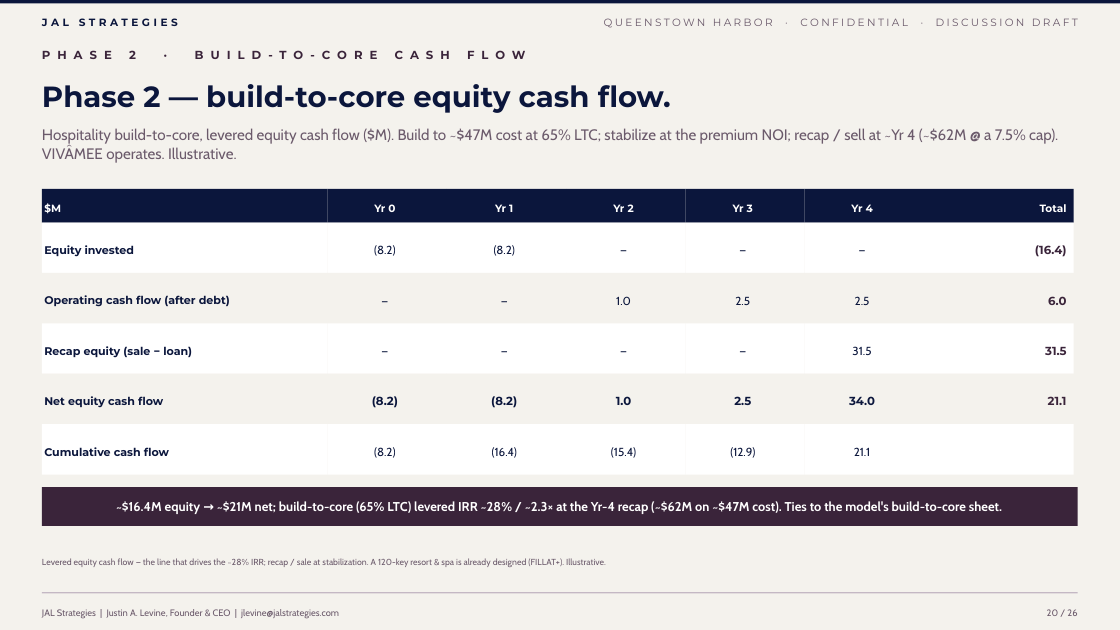
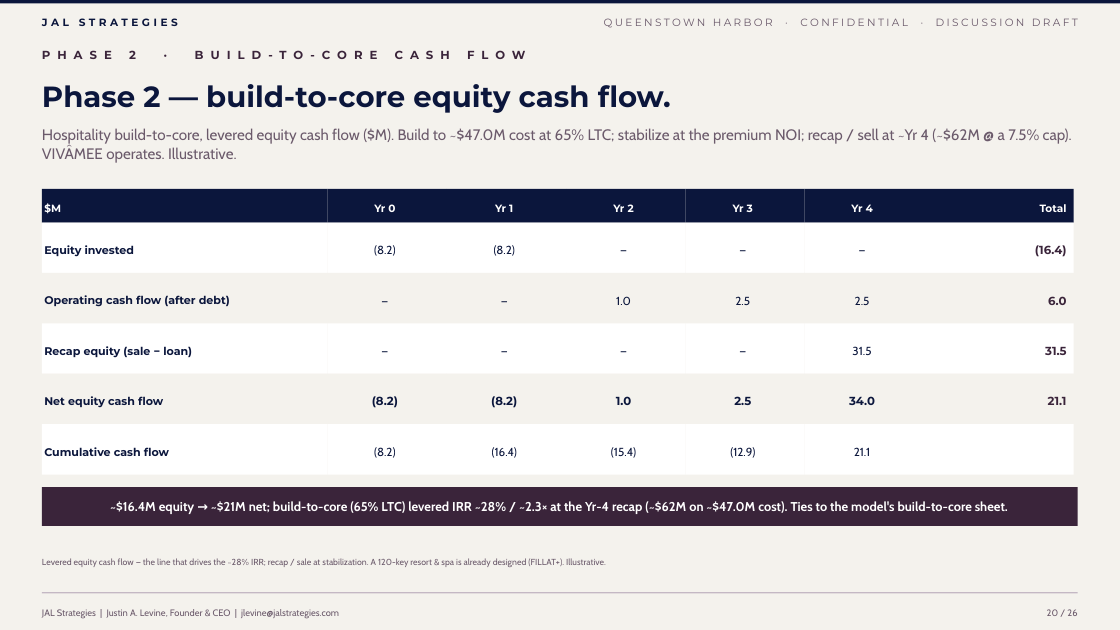
Before and after one commit to jlevine711/Apex, a slide deck: slide 20 of JAL_Queenstown_Harbor_Proposal.pptx. Drawn at 1120x630 pixels with LibreOffice and Linux fonts; fonts in the diff are those of the drawing. Boxes give left, top, right and bottom in pixels: in the first picture for what was removed or moved away, otherwise in the second. Text is boxed around its words. In the diff, an @@ line names an element or a change of style, - is before the commit and + after.

```diff
--- a/JAL_Queenstown_Harbor_Proposal.pptx
+++ b/JAL_Queenstown_Harbor_Proposal.pptx
@@ text at [42, 128, 1072, 163]: text changed @@
-Hospitality build-to-core, levered equity cash flow ($M). Build to ~$47M cost at 65% LTC; stabilize at the premium NOI; recap / sell at ~Yr 4 (~$62M @ a 7.5% cap). VIVÂMEE operates. Illustrative.
+Hospitality build-to-core, levered equity cash flow ($M). Build to ~$47.0M cost at 65% LTC; stabilize at the premium NOI; recap / sell at ~Yr 4 (~$62M @ a 7.5% cap). VIVÂMEE operates. Illustrative.
@@ text at [110, 501, 1008, 514]: text changed @@
-~$16.4M equity → ~$21M net; build-to-core (65% LTC) levered IRR ~28% / ~2.3× at the Yr-4 recap (~$62M on ~$47M cost). Ties to the model's build-to-core sheet.
+~$16.4M equity → ~$21M net; build-to-core (65% LTC) levered IRR ~28% / ~2.3× at the Yr-4 recap (~$62M on ~$47.0M cost). Ties to the model's build-to-core sheet.
```
Also in this commit, not shown: 1 other slide changed, 4 other files.
